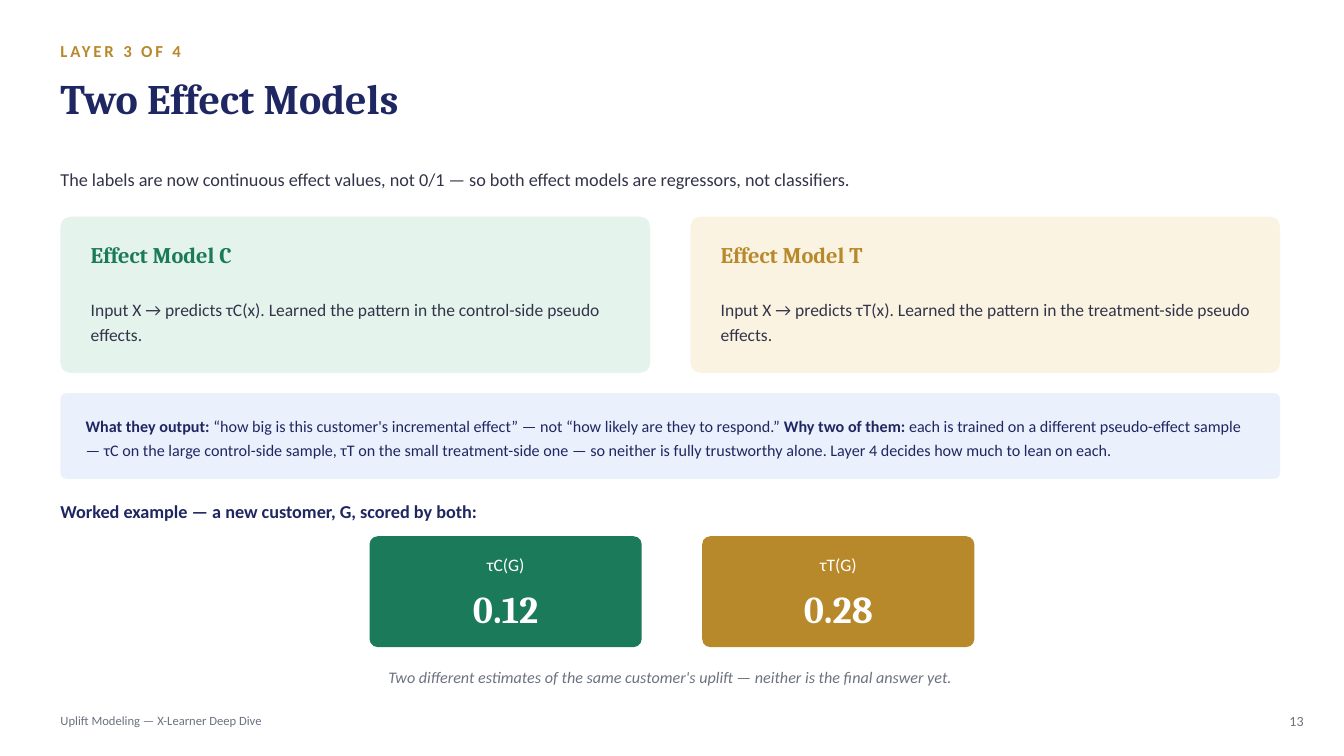
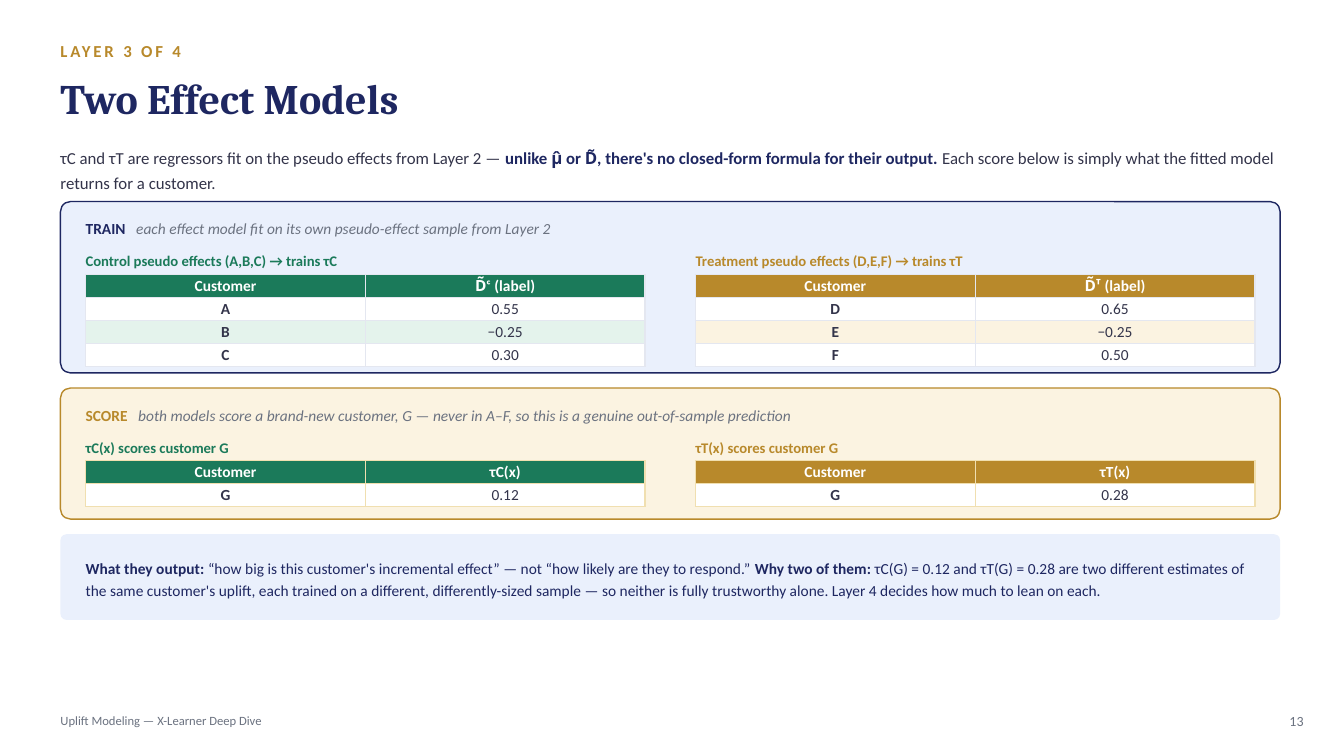
Before and after one commit to crystal1361/uplift-model, a slide deck: slide 13 of uplift_model_deck.pptx. Drawn at 1344x756 pixels with LibreOffice and Linux fonts; fonts in the diff are those of the drawing. Boxes give left, top, right and bottom in pixels: in the first picture for what was removed or moved away, otherwise in the second. Text is boxed around its words. In the diff, an @@ line names an element or a change of style, - is before the commit and + after.

```diff
--- a/uplift_model_deck.pptx
+++ b/uplift_model_deck.pptx
@@ text added at bbox=[60, 149, 1273, 189], 12 pt, text #33344A @@
+τC and τT are regressors fit on the pseudo effects from Layer 2 — unlike μ̂ or D̃, there's no closed-form formula for their output. Each score below is simply what the fitted model returns for a customer.
@@ text removed at bbox=[60, 173, 849, 189] @@
-The labels are now continuous effect values, not 0/1 — so both effect models are regressors, not classifiers.
@@ rounded rectangle added at bbox=[60, 202, 1280, 373], fill #EAF0FC, outline #1E2761 1 pt @@
@@ rounded rectangle removed at bbox=[60, 217, 650, 373] @@
@@ text added at bbox=[86, 223, 551, 237], 11 pt, text #6B7280, italic @@
+TRAIN each effect model fit on its own pseudo-effect sample from Layer 2
@@ rounded rectangle removed at bbox=[691, 217, 1280, 373] @@
@@ text added at bbox=[86, 255, 338, 269], 10.5 pt, text #1B7A5A, bold @@
+Control pseudo effects (A,B,C) → trains τC
@@ text removed at bbox=[91, 247, 231, 263] @@
-Effect Model C
@@ text added at bbox=[696, 255, 963, 269], 10.5 pt, text #B8892B, bold @@
+Treatment pseudo effects (D,E,F) → trains τT
@@ text removed at bbox=[721, 247, 862, 263] @@
-Effect Model T
@@ table added at bbox=[86, 274, 644, 364], 4 rows, 2 columns @@
+Customer | D̃ᶜ (label)
+A | 0.55
+B | −0.25
+C | 0.30
@@ table added at bbox=[696, 274, 1254, 364], 4 rows, 2 columns @@
+Customer | D̃ᵀ (label)
+D | 0.65
+E | −0.25
+F | 0.50
@@ text removed at bbox=[91, 303, 599, 341] @@
-Input X → predicts τC(x). Learned the pattern in the control-side pseudo effects.
@@ text removed at bbox=[721, 303, 1249, 341] @@
-Input X → predicts τT(x). Learned the pattern in the treatment-side pseudo effects.
@@ rounded rectangle: place and size @@
-rounded rectangle at bbox=[60, 393, 1280, 479]
+rounded rectangle at bbox=[60, 388, 1280, 519]
@@ rounded rectangle at bbox=[60, 388, 1280, 519]: fill #EAF0FC to #FBF3E1; outline none to #B8892B 1 pt; proportions changed @@
@@ text added at bbox=[86, 410, 791, 424], 11 pt, text #6B7280, italic @@
+SCORE both models score a brand-new customer, G — never in A–F, so this is a genuine out-of-sample prediction
@@ text added at bbox=[86, 442, 228, 455], 10.5 pt, text #1B7A5A, bold @@
+τC(x) scores customer G
@@ text added at bbox=[696, 442, 838, 455], 10.5 pt, text #B8892B, bold @@
+τT(x) scores customer G
@@ table added at bbox=[86, 461, 644, 504], 2 rows, 2 columns @@
+Customer | τC(x)
+G | 0.12
@@ table added at bbox=[696, 461, 1254, 504], 2 rows, 2 columns @@
+Customer | τT(x)
+G | 0.28
@@ text removed at bbox=[60, 505, 477, 521] @@
-Worked example — a new customer, G, scored by both:
@@ rounded rectangle added at bbox=[60, 534, 1280, 620], fill #EAF0FC @@
@@ rounded rectangle removed at bbox=[370, 536, 642, 647] @@
@@ rounded rectangle removed at bbox=[703, 536, 975, 647] @@
@@ text at bbox=[86, 563, 1244, 599]: text changed; size 11.5 to 11 pt @@
-What they output: “how big is this customer's incremental effect” — not “how likely are they to respond.” Why two of them: each is trained on a different pseudo-effect sample — τC on the large control-side sample, τT on the small treatment-side one — so neither is fully trustworthy alone. Layer 4 decides how much to lean on each.
+What they output: “how big is this customer's incremental effect” — not “how likely are they to respond.” Why two of them: τC(G) = 0.12 and τT(G) = 0.28 are two different estimates of the same customer's uplift, each trained on a different, differently-sized sample — so neither is fully trustworthy alone. Layer 4 decides how much to lean on each.
@@ text removed at bbox=[487, 558, 525, 574] @@
-τC(G)
@@ text removed at bbox=[820, 558, 857, 573] @@
-τT(G)
@@ text removed at bbox=[473, 597, 538, 624] @@
-0.12
@@ text removed at bbox=[804, 597, 873, 624] @@
-0.28
@@ text removed at bbox=[388, 672, 951, 686] @@
-Two different estimates of the same customer's uplift — neither is the final answer yet.
```
Also in this commit, not shown: 1 other file.
